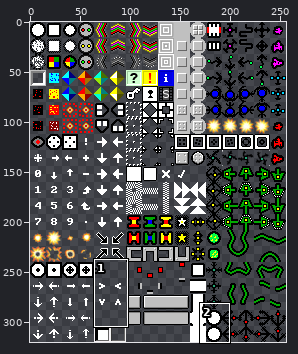
Two states of a sprite sheet, res/kye.png. Above: a wide view before the commit, with the close-up outlined.
Close-up. The starting point:
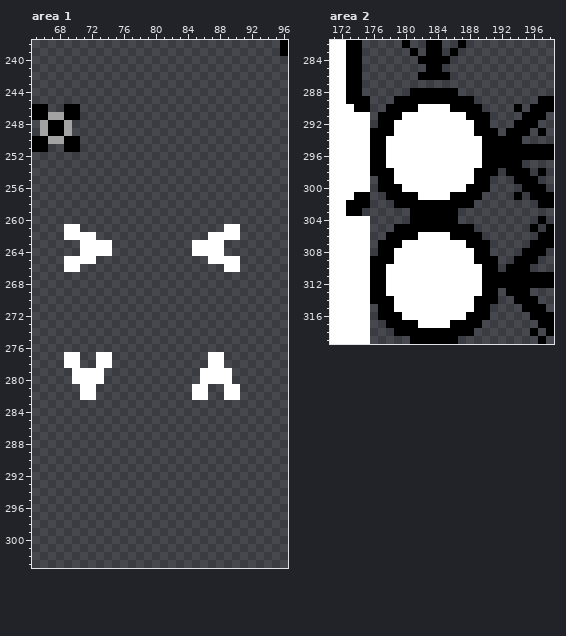
The file is 256x320 pixels. Pixels under 10% opacity are left out. Colours within 5 levels of each other are drawn and written as one. Shown: area 1: x 65..96, y 238..303; area 2: x 171..198, y 282..319. The commit also changed other parts of the picture, which this record leaves out.
Once edited:
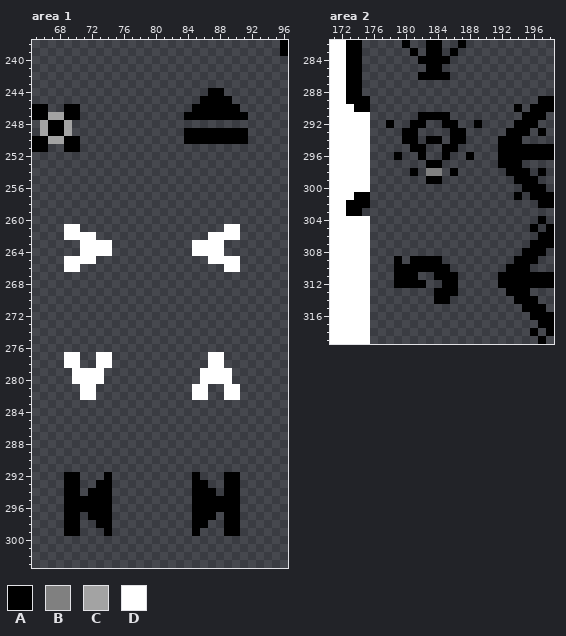
Palette (. is transparent): A #000000  B #808080  C #a3a3a3  D #ffffff
Diff:
--- area 1
@@ x 82..93 @@
 243 ............
-244 ............
-245 ............
-246 ............
-247 ............
+244 .....AA.....
+245 ....AAAA....
+246 ...AAAAAA...
+247 ..AAAAAAAA..
 248 ............
-249 ............
-250 ............
+249 ..AAAAAAAA..
+250 ..AAAAAAAA..
 251 ............
@@ x 65..96 @@
 291 ................................
-292 ................................
-293 ................................
-294 ................................
-295 ................................
-296 ................................
-297 ................................
-298 ................................
-299 ................................
+292 ....AA...A..........A...AA......
+293 ....AA..AA..........AA..AA......
+294 ....AA.AAA..........AAA.AA......
+295 ....AAAAAA..........AAAAAA......
+296 ....AAAAAA..........AAAAAA......
+297 ....AA.AAA..........AAA.AA......
+298 ....AA..AA..........AA..AA......
+299 ....AA...A..........A...AA......
 300 ................................
--- area 2
@@ x 171..198 @@
 287 DDAA........................
-288 DDAA......AAAAAA............
-289 DDAAA...AAAAAAAAAA........AA
-290 DDDAA..AAAADDDDAAAA....A.AAA
-291 DDDDD.AAADDDDDDDDAAA....AAA.
-292 DDDDD.AADDDDDDDDDDAA...AAA..
-293 DDDDDAAADDDDDDDDDDAAA.AAA.A.
-294 DDDDDAADDDDDDDDDDDDAAAAA....
-295 DDDDDAADDDDDDDDDDDDAAAAAAAAA
-296 DDDDDAADDDDDDDDDDDDAAAAAAAAA
-297 DDDDDAADDDDDDDDDDDDAAAAA....
-298 DDDDDAAADDDDDDDDDDAAA.AAA.A.
-299 DDDDD.AADDDDDDDDDDAA...AAA..
-300 DDDDD.AAADDDDDDDDAAA....AAA.
-301 DDDAA..AAAADDDDAAAA....A.AAA
-302 DDAAA...AAAAAAAAAA........AA
-303 DDAA......AAAAAA............
-304 DDDDD.....AAAAAA..........A.
-305 DDDDD...AAAAAAAAAA.......A.A
-306 DDDDD..AAAADDDDAAAA.......AA
-307 DDDDD.AAADDDDDDDDAAA.....AAA
-308 DDDDD.AADDDDDDDDDDAA....AAA.
-309 DDDDDAAADDDDDDDDDDAAA..AAA..
-310 DDDDDAADDDDDDDDDDDDAA.AAA...
-311 DDDDDAADDDDDDDDDDDDAAAAAAAAA
-312 DDDDDAADDDDDDDDDDDDAAAAAAAAA
-313 DDDDDAADDDDDDDDDDDDAA.AAA...
-314 DDDDDAAADDDDDDDDDDAAA..AAA..
-315 DDDDD.AADDDDDDDDDDAA....AAA.
-316 DDDDD.AAADDDDDDDDAAA.....AAA
-317 DDDDD..AAAADDDDAAAA.......AA
-318 DDDDD...AAAAAAAAAA.......A.A
-319 DDDDD.....AAAAAA..........A.
+288 DDAA........................
+289 DDAAA.....................AA
+290 DDDAA..................A.AAA
+291 DDDDD......AAAA.........AAA.
+292 DDDDD..A..AA..AA..A....AAA..
+293 DDDDD....AA....AA.....AAA.A.
+294 DDDDD....AA.AA.AA....AAA....
+295 DDDDD.....AA..AA.....AAAAAAA
+296 DDDDD...A..A..A..A...AAAAAAA
+297 DDDDD.......AA.......AAA....
+298 DDDDD.....A.BB.A......AAA.A.
+299 DDDDD.......AA.........AAA..
+300 DDDDD...................AAA.
+301 DDDAA..................A.AAA
+302 DDAAA.....................AA
+303 DDAA........................
+304 DDDDD.....................A.
+305 DDDDD....................A.A
+306 DDDDD.....................AA
+307 DDDDD....................AAA
+308 DDDDD...................AAA.
+309 DDDDD...A.AAAA.........AAA..
+310 DDDDD...AAAAAAA.......AAA...
+311 DDDDD...AAA..AAA.....AAAAAAA
+312 DDDDD...AAAA..AA.....AAAAAAA
+313 DDDDD........AAA......AAA...
+314 DDDDD........AA........AAA..
+315 DDDDD...................AAA.
+316 DDDDD....................AAA
+317 DDDDD.....................AA
+318 DDDDD....................A.A
+319 DDDDD.....................A.
Changed places in both close-ups, as pixel boxes (x1, y1, x2, y2):
added: (184, 88, 248, 144)
added: (64, 472, 112, 536)
added: (192, 472, 240, 536)
changed: (370, 88, 498, 344)
